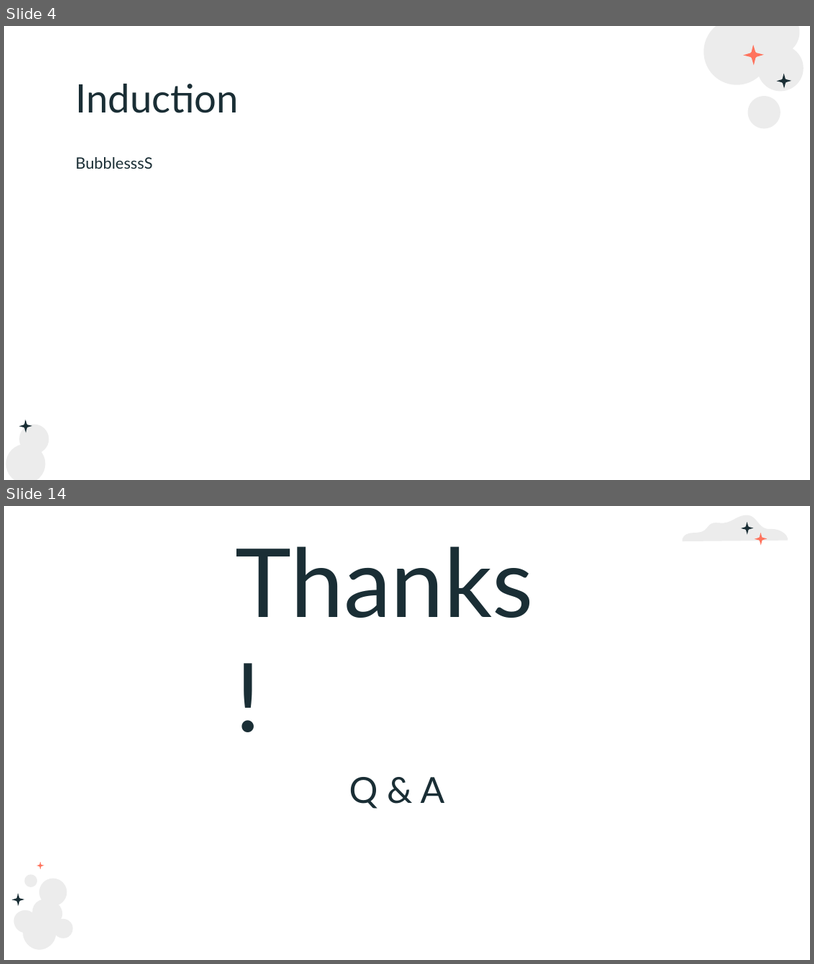
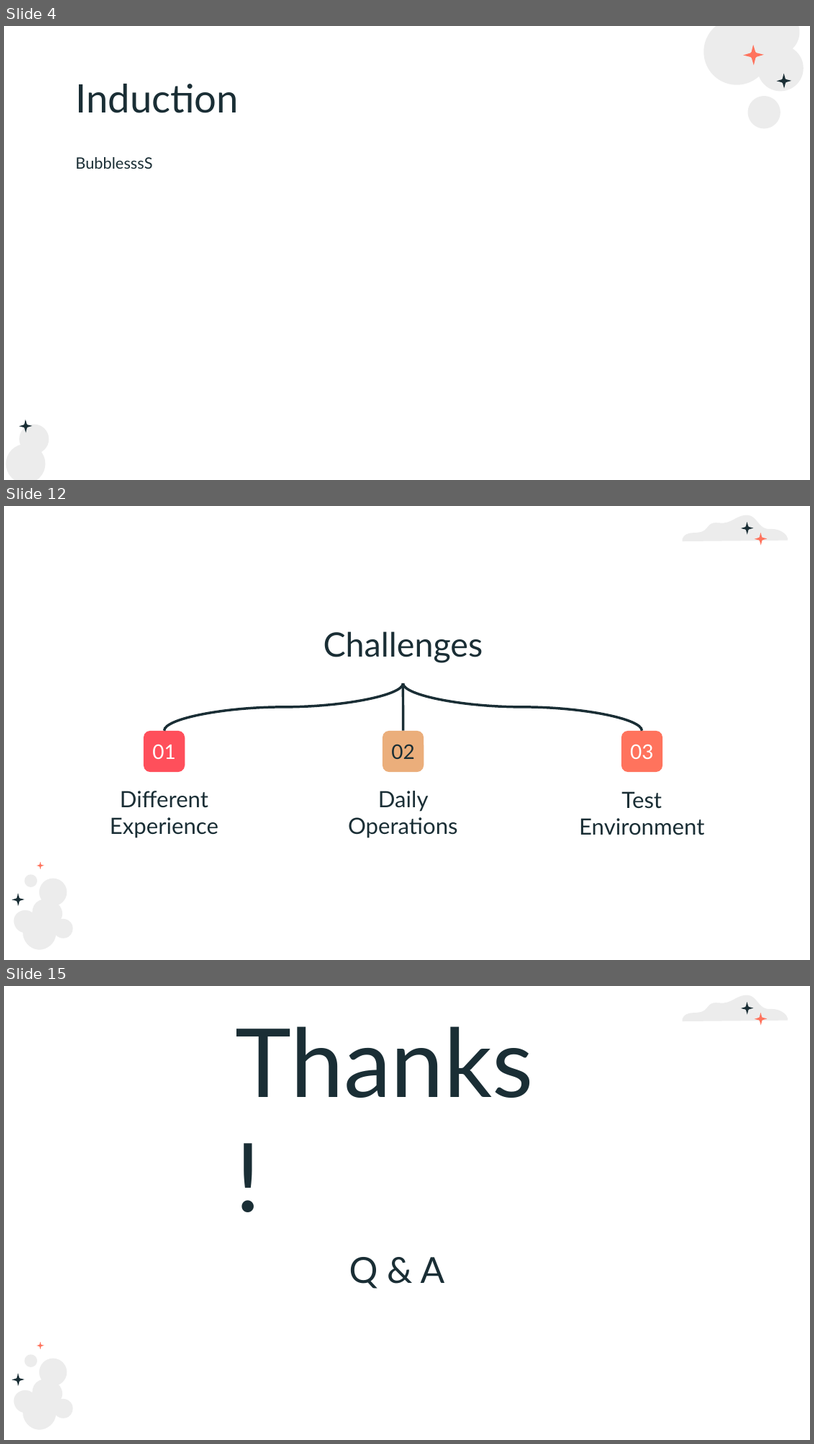
Before and after one commit to OsamahAlnasser/TotallyNotLame, a slide deck: Cybersecurity Academy (Teams C & D).pptx. Shown one above the other, each under a label of ours: slides 4 and 14 before the commit, slides 4, 12 and 15 after it; the slides between them are not shown. The pictures are 814x964 and 814x1444 pixels, drawn with LibreOffice and Linux fonts; fonts in the diff are those of the drawing. Boxes give left, top, right and bottom in pixels: in the first picture for what was removed or moved away, otherwise in the second. Text is boxed around its words. In the diff, an @@ line names an element or a change of style, - is before the commit and + after.

```diff
--- a/Cybersecurity Academy (Teams C & D).pptx
+++ b/Cybersecurity Academy (Teams C & D).pptx
@@ slide 12 added at [4,506,810,960], background #FFFFFF; not listed: 8 template elements that a slide beside it also shows @@
@@ text added at [324,631,484,663], 30 pt, text #1A2E35 @@
+Challenges
@@ curved line added from (403, 683) to (165, 730), #1A2E35 2.25 pt @@
@@ curved line added from (403, 683) to (403, 730), #1A2E35 2.25 pt @@
@@ curved line added from (403, 683) to (643, 730), #1A2E35 2.25 pt @@
@@ rounded rectangle added at [144,730,185,771], fill #FF4F5B, 18 pt, text #FFFFFF @@
+01
@@ rounded rectangle added at [382,730,423,771], fill #EBAE7B, 18 pt, text #1A2E35 @@
+02
@@ rounded rectangle added at [622,730,663,771], fill #FF735D, 18 pt, text #FFFFFF @@
+03
@@ text added at [110,790,219,838], 20 pt, text #1A2E35 @@
+Different Experience
@@ text added at [348,790,458,838], 20 pt, text #1A2E35 @@
+Daily Operations
@@ text added at [579,791,705,835], 20 pt, text #1A2E35 @@
+Test Environment
@@ what was slide 14 is now slide 15 @@
```
Also in this commit, not shown: 8 slides changed, 1 other slide added, 1 slide removed.
